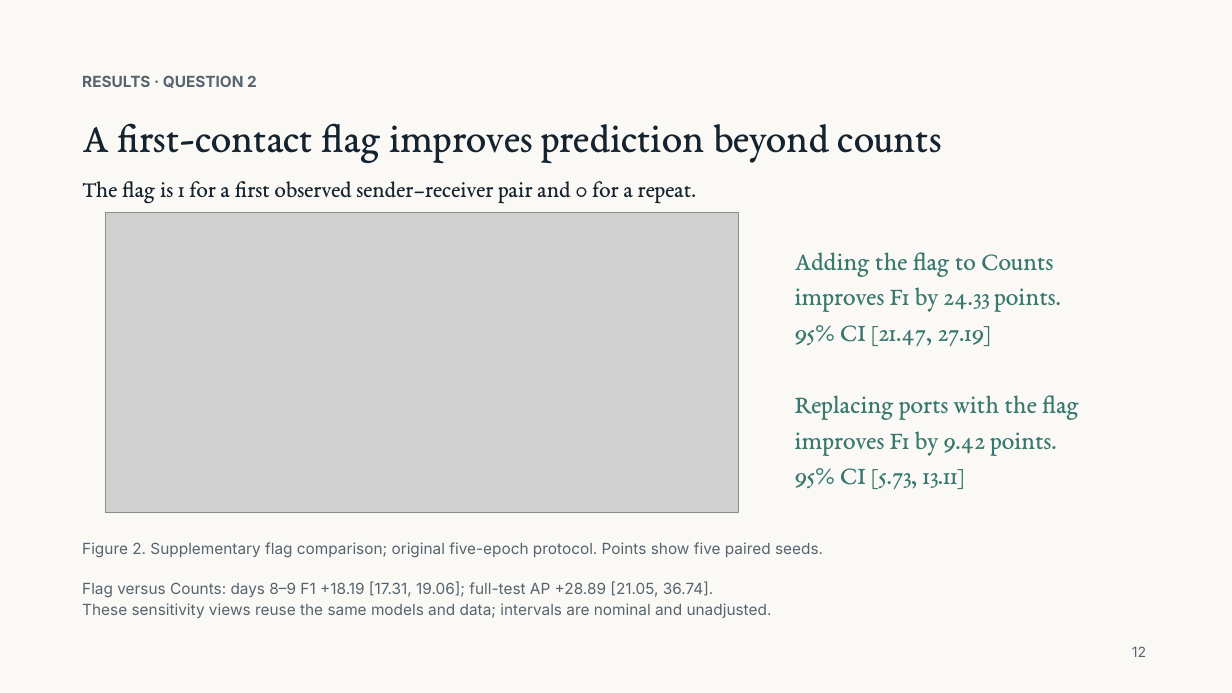
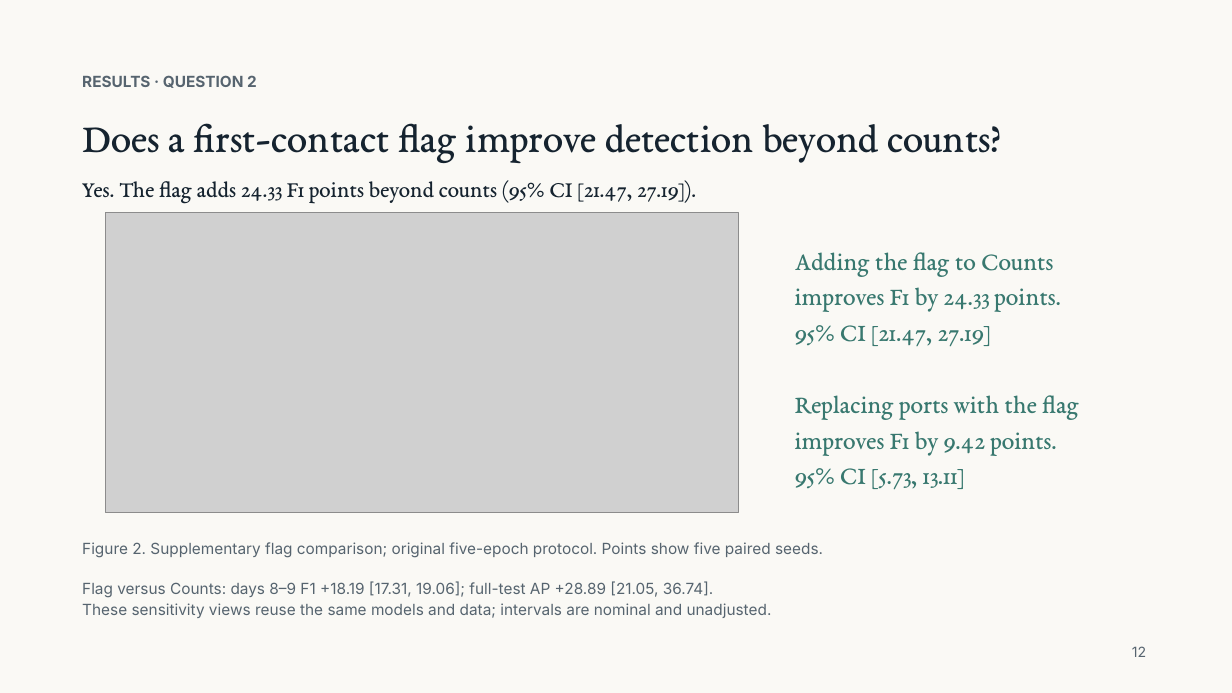
Before and after one commit to Yuchen-Fu/COMP9501, a slide deck: slide 12 of presentation/final-research/Beyond_Counterparty_Counts_FINAL.pptx. Drawn at 1232x693 pixels with LibreOffice and Linux fonts; fonts in the diff are those of the drawing; grey boxes stand for pictures. Boxes give left, top, right and bottom in pixels: in the first picture for what was removed or moved away, otherwise in the second. Text is boxed around its words. In the diff, an @@ line names an element or a change of style, - is before the commit and + after.

Commit message:
Clarify flag addition and replacement questions throughout the presentation

```diff
--- a/presentation/final-research/Beyond_Counterparty_Counts_FINAL.pptx
+++ b/presentation/final-research/Beyond_Counterparty_Counts_FINAL.pptx
@@ text at (x1=82, y1=123, x2=1002, y2=163): text changed @@
-A first-contact flag improves prediction beyond counts
+Does a first-contact flag improve detection beyond counts?
@@ text at (x1=82, y1=180, x2=696, y2=204): text changed @@
-The flag is 1 for a first observed sender–receiver pair and 0 for a repeat.
+Yes. The flag adds 24.33 F1 points beyond counts (95% CI [21.47, 27.19]).
```
Also in this commit, not shown: 3 other slides changed, 24 other files.
